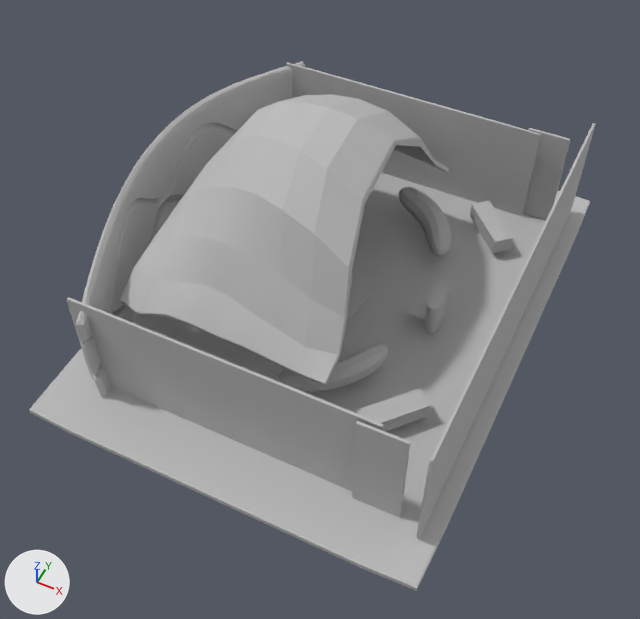
One commit to the FBX model Assets/Models/Cabin.fbx: the scene before it, then after it.
The view is the same before and after, from a camera (50 mm lens) standing at (0.195, -0.365, 0.434) and looking at (0.036, -0.046, 0.035). The lights are fixed; the arrows at lower left show +X, +Y and +Z. Where no turn or scale is listed for an object, it has been applied to the vertices.

The first picture shows 'cube_NewUVs1_1', 'cube_NewUVs1_10', 'cube_NewUVs1_11', 'cube_NewUVs1_12', 'cube_NewUVs1_13', 'cube_NewUVs1_18', 'cube_NewUVs1_2', 'cube_NewUVs1_20', 'cube_NewUVs1_6', 'cube_NewUVs1_7', 'cube_NewUVs1_8', 'cube_NewUVs1_9'.
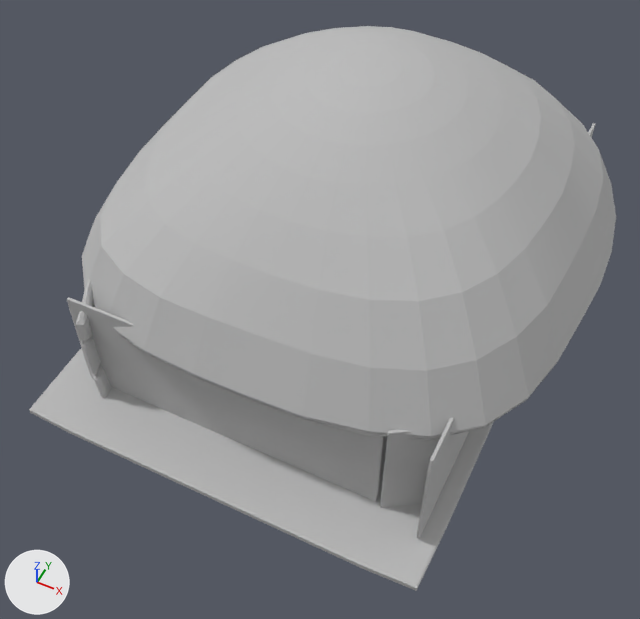
Edits to the scene script, one JSON object a line:
```json
{"block": "me_cube_newuvs1_18", "where": "me_cube_newuvs1_18.from_pydata(...)  # 386 vertices, 384 faces; spans x 0.0991..0.1277, y -0.1339..-0.1312, z -0.0061..0.0712"}
{"block": "me_cube_newuvs1_18", "where": "# used by ob_cube_newuvs1_18; location = (0.0, 0.0, 0.0)"}
{"block": "me_cube_newuvs1_18", "change": "me_cube_newuvs1_18 part 1: the whole mesh is turned 31 degrees about the z axis through its middle, then moved by (0.0141, 0.0088, 0.0)"}
{"op": "add", "block": "me_cube_newuvs1_21", "code": ["me_cube_newuvs1_21 = bpy.data.meshes.new('cube_NewUVs1_21')", "me_cube_newuvs1_21.from_pydata(...)  # 3204 vertices, 3264 faces; spans x -0.118..0.183, y -0.14..0.165, z 0.052..0.168", "me_cube_newuvs1_21.materials.append(mat_cube_newuvs1_6)  # grey #bcbcbc"]}
{"op": "remove", "block": "ob_cube_newuvs1_6", "code": ["ob_cube_newuvs1_6 = bpy.data.objects.new('cube_NewUVs1_6', me_cube_newuvs1_6)", "ob_cube_newuvs1_6.location = (0.0, 0.0, 0.0)"]}
{"op": "add", "block": "ob_cube_newuvs1_21", "code": ["ob_cube_newuvs1_21 = bpy.data.objects.new('cube_NewUVs1_21', me_cube_newuvs1_21)", "ob_cube_newuvs1_21.location = (0.0, 0.0, 0.0)"]}
```

Location of each change, (x1, y1, x2, y2) in pixels of the pictures (640 x 619 px):
```json
{"object": "cube_NewUVs1_21", "change": "added", "after": [82, 26, 616, 440]}
{"object": "cube_NewUVs1_6", "change": "deleted", "before": [120, 94, 449, 386]}
{"object": "cube_NewUVs1_18", "change": "mesh turned", "before": [352, 421, 410, 517], "after": [380, 429, 440, 507]}
{"object": "cube_NewUVs1_8", "change": "unchanged, covered by the edit", "before": [286, 62, 541, 216]}
{"object": "cube_NewUVs1_12", "change": "unchanged, covered by the edit", "before": [76, 61, 305, 398], "after": [76, 278, 111, 398]}
{"object": "cube_NewUVs1_10", "change": "unchanged, covered by the edit", "before": [417, 123, 595, 539], "after": [417, 123, 595, 539]}
{"object": "cube_NewUVs1_13", "change": "unchanged, covered by the edit", "before": [81, 122, 237, 380], "after": [81, 337, 103, 380]}
```
